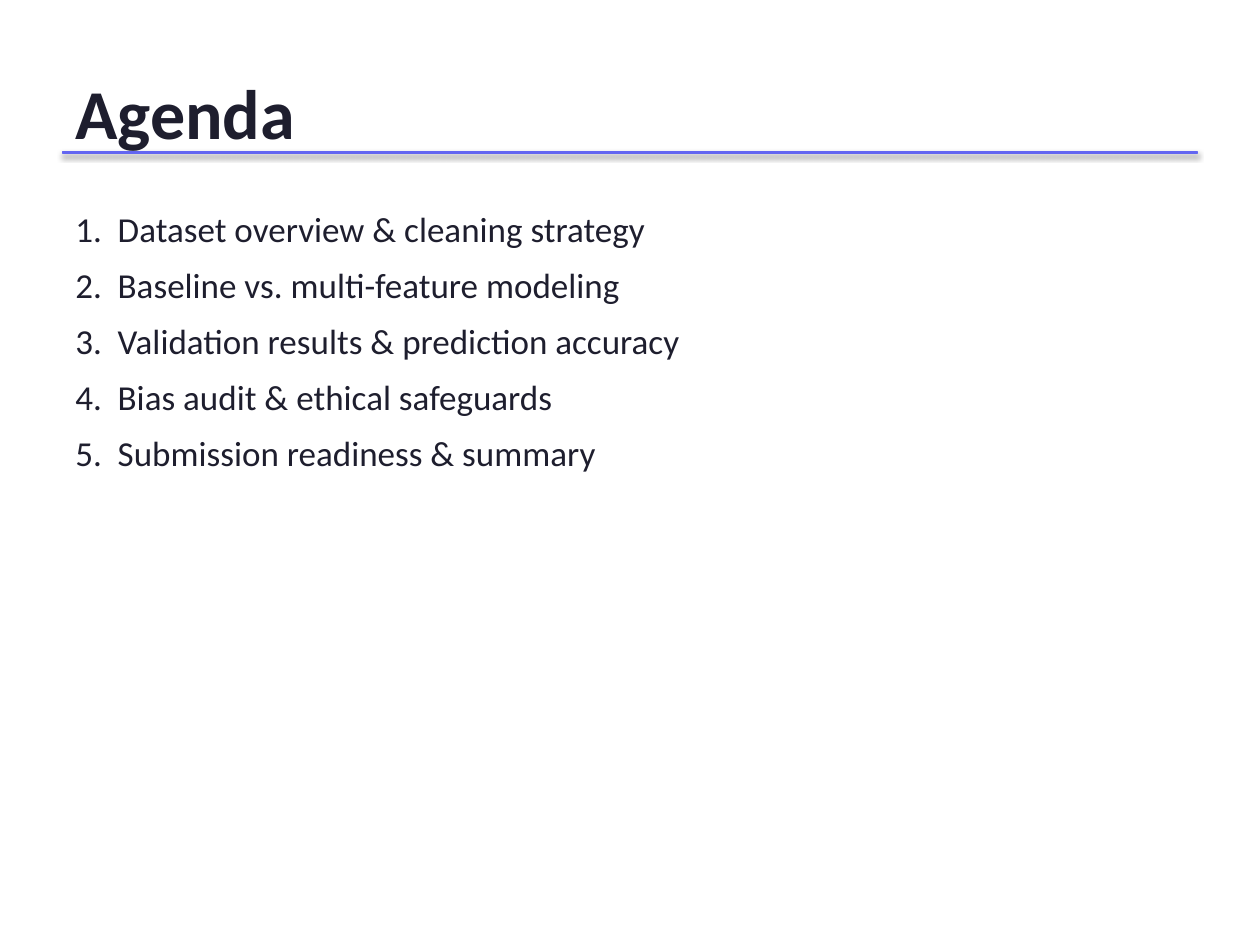
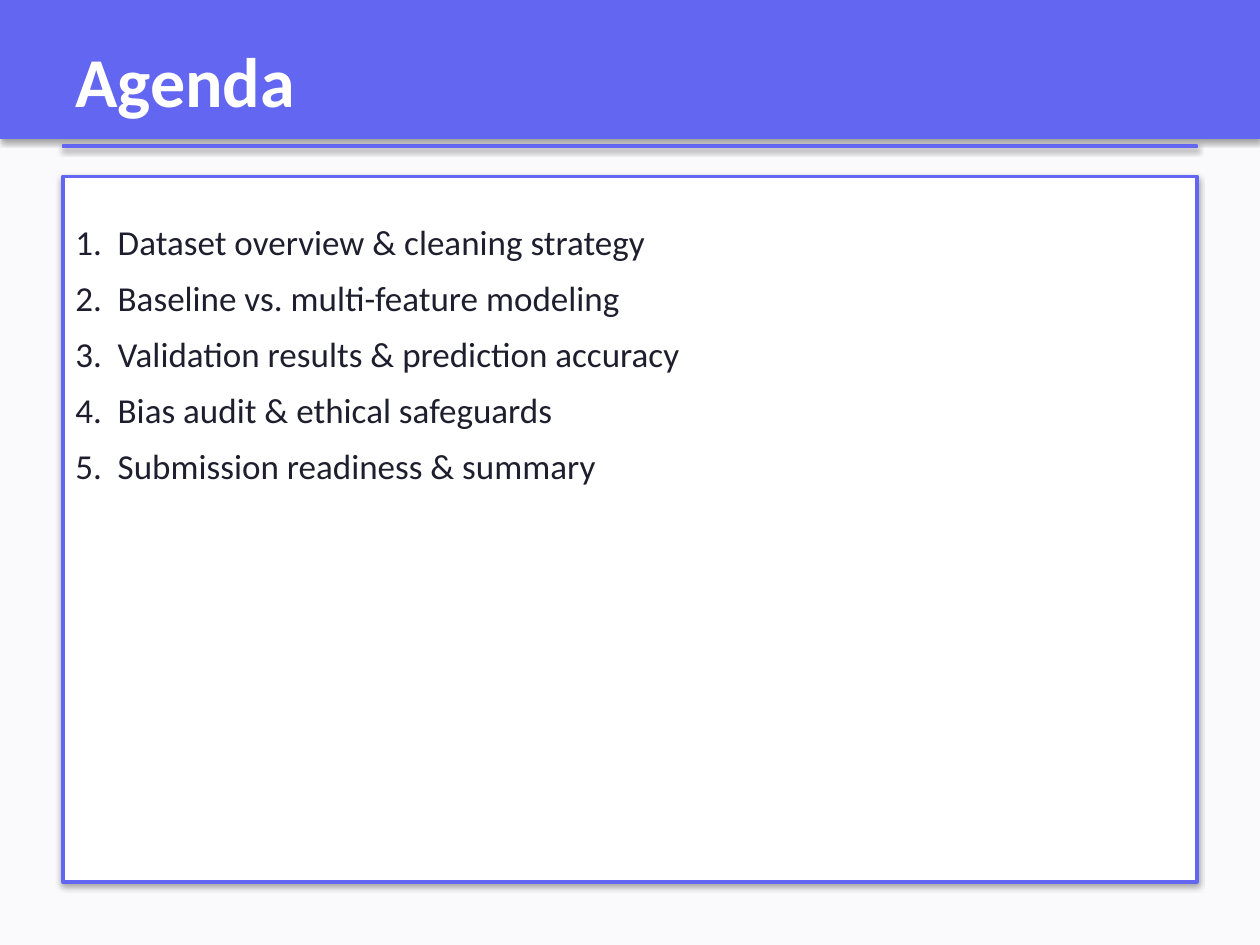
Before and after one commit to CatSolo05/Automation_assesment_task3, a slide deck: slide 2 of Academic Predictor Presentation.pptx. Drawn at 1260x945 pixels with LibreOffice and Linux fonts; fonts in the diff are those of the drawing. Boxes give left, top, right and bottom in pixels: in the first picture for what was removed or moved away, otherwise in the second. Text is boxed around its words. In the diff, an @@ line names an element or a change of style, - is before the commit and + after.

Commit message:
Add enhanced formatting: colored backgrounds, shapes, content windows, and styling

```diff
--- a/Academic Predictor Presentation.pptx
+++ b/Academic Predictor Presentation.pptx
@@ rectangle: place and size @@
-rectangle at (63, 151, 1197, 154)
+rectangle at (0, 0, 1260, 139)
@@ rectangle added at (0, 0, 1260, 945), fill #FAFAFC, outline #FAFAFC 0.75 pt @@
@@ text "Agenda": place and size @@
-text "Agenda" at (75, 90, 295, 156)
+text "Agenda" at (75, 58, 295, 119)
@@ text "Agenda" at (75, 58, 295, 119): text colour #1E1E2E to #FFFFFF @@
@@ rectangle added at (63, 145, 1197, 147), fill #6366F1, outline #6366F1 0.75 pt @@
@@ rectangle added at (63, 176, 1197, 882), fill #FFFFFF, outline #6366F1 2 pt @@
@@ text "1. Dataset overview & cleaning ...": place and size @@
-text "1. Dataset overview & cleaning ..." at (75, 217, 679, 472)
+text "1. Dataset overview & cleaning ..." at (75, 230, 679, 485)
```
Also in this commit, not shown: 6 other slides changed.
